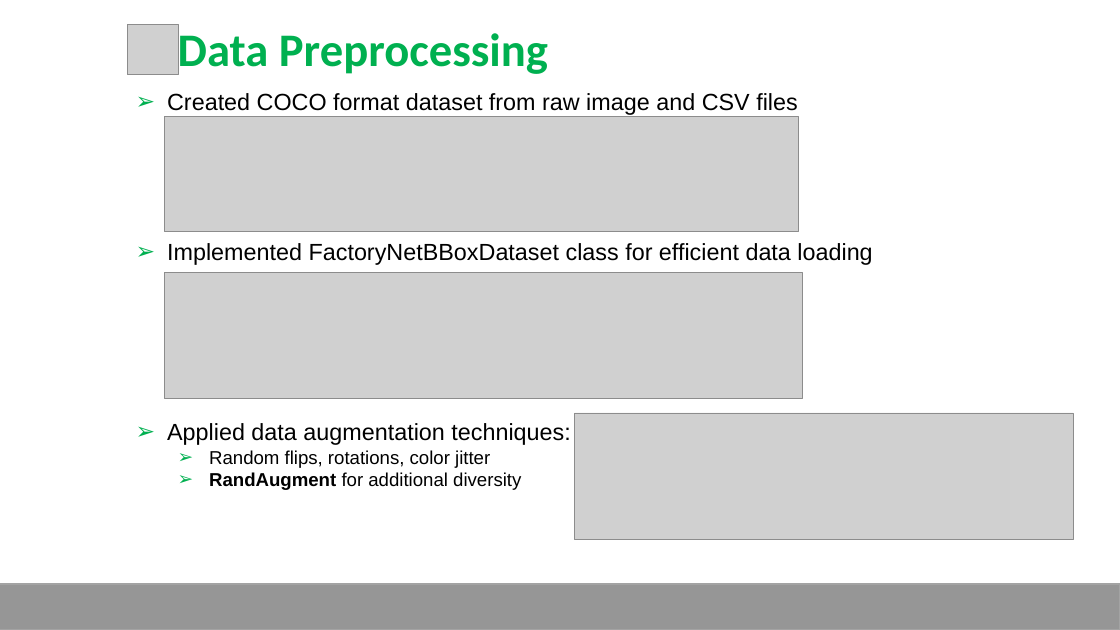
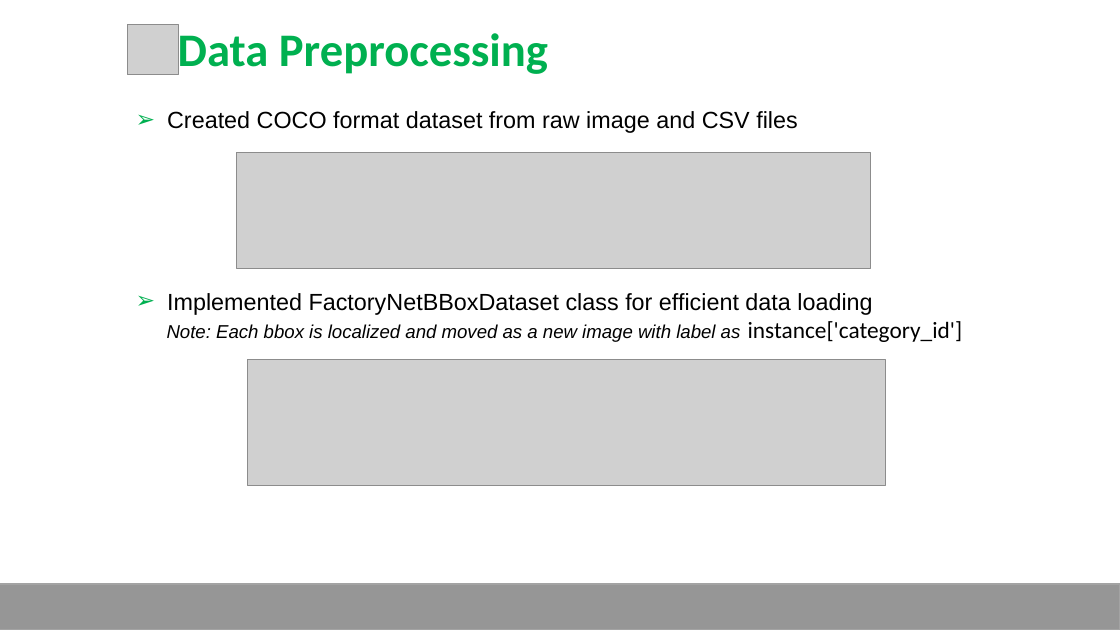
Before and after one commit to pushparajanrahul/ASME_Hackathon_2024, a slide deck: slide 4 of IDETC-2024-Presentation-RahulPushparajan_MYML.pptx. Drawn at 1120x630 pixels with LibreOffice and Linux fonts; fonts in the diff are those of the drawing; grey boxes stand for pictures; background and template pictures are left out. Boxes give left, top, right and bottom in pixels: in the first picture for what was removed or moved away, otherwise in the second. Text is boxed around its words. In the diff, an @@ line names an element or a change of style, - is before the commit and + after.

```diff
--- a/IDETC-2024-Presentation-RahulPushparajan_MYML.pptx
+++ b/IDETC-2024-Presentation-RahulPushparajan_MYML.pptx
@@ subtitle "Created COCO format dataset from ...": place and size @@
-subtitle "Created COCO format dataset from ..." at [167, 93, 797, 115]
+subtitle "Created COCO format dataset from ..." at [167, 111, 797, 133]
@@ picture: place and size @@
-picture at [165, 117, 799, 233]
+picture at [237, 153, 871, 269]
@@ text "Implemented FactoryNetBBoxDataset class for efficient ...": place and size @@
-text "Implemented FactoryNetBBoxDataset class for efficient ..." at [167, 243, 872, 265]
+text "Implemented FactoryNetBBoxDataset class for efficient ..." at [167, 293, 963, 342]
@@ text at [167, 321, 963, 342]: paragraph added @@
+Note: Each bbox is localized and moved as a new image with label as instance['category_id']
@@ picture: place and size @@
-picture at [165, 272, 802, 398]
+picture at [248, 360, 886, 486]
@@ picture removed at [575, 413, 1073, 540] @@
@@ text removed at [167, 423, 570, 490] @@
-➢ Applied data augmentation techniques:
-  ➢ Random flips, rotations, color jitter
-  ➢ RandAugment for additional diversity
```
Also in this commit, not shown: 1 other slide changed, 1 slide added.
